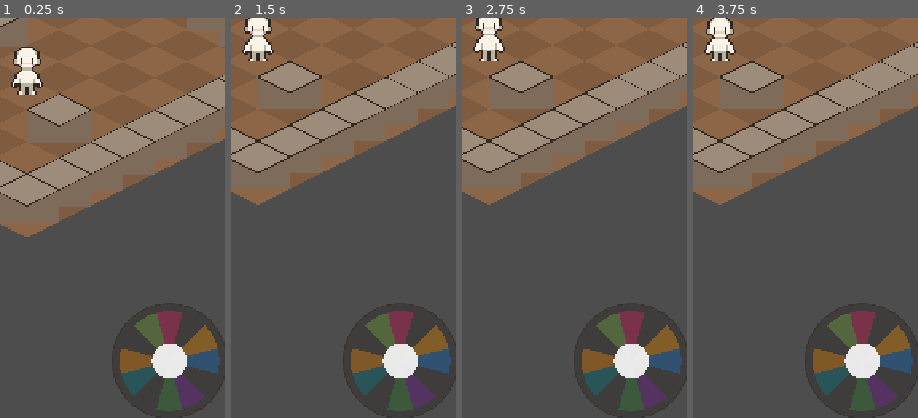
Above: before the commit, frames 1-4 (left to right).
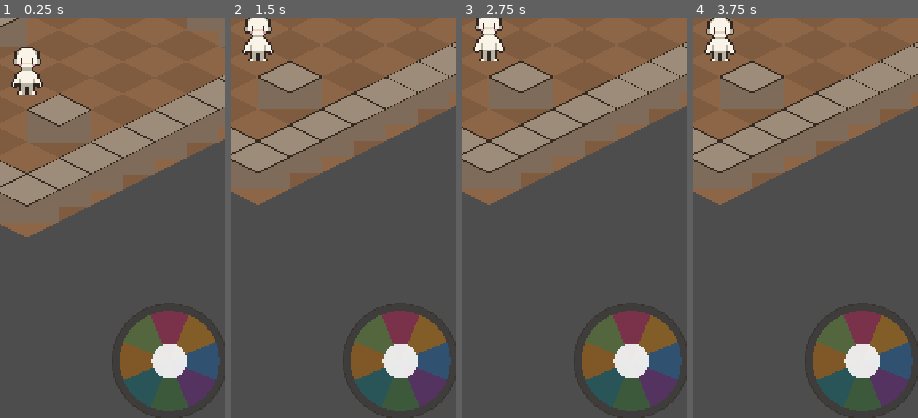
Above: after the commit, the same moments.

Repository: JDaniloC/BlindTuner
Game: Godot game, scene res://scenes/Playground.tscn
The game is run twice, just before and just after one commit, with the same random seed, the same clock (stepped at 60 frames per second) and the same inputs.
Inputs:
- Up to frame 1 (0.25 s): no input
- Up to frame 2 (1.5 s): click "Começar" at 0.5 s; click "Começar" at 1.25 s
- Up to frame 3 (2.75 s): click "Curto" at 2 s
- Up to frame 4 (3.75 s): click "Pista 0 (tudo)" at 2.75 s; click "Dó#" at 3.5 s
The pictures show only the part of the screen within x 44-94%, y 45-95%; the shares and areas given below are measured in that part.

The runs differ from the first frame. In frame 1, 3.2% of the frame differs, in the area x 53-97%, y 73-98%; in frame 2, 3.2%; in frame 3, 3.2%; in frame 4, 3.2%.

Commit message:
feat(godot): joystick 8 direções iguais (4 cardinais + 4 diagonais)
NoteMapping.snap_angle_to_note(movement_only=true) passa a usar layout
direcional 8x45° em vez de mapear ângulos cromáticos (que deixavam 4
"vãos" no joystick correspondentes às posições das notas de ação).

DirectionJoystick agora constrói 8 fatias iguais de 45° cobrindo o
círculo inteiro — sem gaps. As 4 notas de movimento intercardinais
(D4/F4/Gs4/B4) deslocam levemente de suas posições cromáticas (60°→45°
etc.) para se alinharem com as diagonais reais do joystick.

_slice_original_indices removido; _active_slice_index agora é 0..7
(índice da fatia, não posição cromática). slice_index_for_angle e
slice_index_for_offset usam snap_angle_to_note para garantir que o
highlight sempre case com a nota que seria emitida no release.

Co-Authored-By: Claude Opus 4.7 <noreply@anthropic.com>

Diff:
--- a/godot/scripts/DirectionJoystick.gd
+++ b/godot/scripts/DirectionJoystick.gd
@@ -1,24 +1,24 @@
 extends Control
-## Joystick virtual circular com 12 fatias coloridas (uma por nota cromática).
-## Trava em 12 ângulos, emite a nota correspondente ao soltar.
+## Joystick virtual circular com 8 fatias iguais (4 cardinais + 4 diagonais).
+## Cada fatia ocupa 45° e mapeia para uma nota de movimento. As 4 notas de
+## ação saíram do círculo (vão pro SpecialActionPanel).
 
 signal note_triggered(note_key: String)
 
 const RADIUS := 80.0
 const BACKDROP_OVERHANG := 12.0  # px que o disco/anel ultrapassam o raio das fatias
 const DEAD_ZONE := 15.0
-const SLICE_COUNT := 12
-const SLICE_ANGLE_DEG := 30.0
+const SLICE_COUNT := 8
+const SLICE_ANGLE_DEG := 45.0
 const THUMB_RADIUS := 28.0
-const SLICE_VERTICES := 12  # vértices ao longo do arco
+const SLICE_VERTICES := 16  # vértices ao longo do arco
 const NEUTRAL_SLICE := Color(0.55, 0.55, 0.58)  # usado quando a pista de cor some
 
 var _dragging := false
 var _thumb_offset := Vector2.ZERO
 var _slice_polygons: Array[Polygon2D] = []
-var _slice_note_keys: Array[String] = []      # paralelo a _slice_polygons (8 entradas)
-var _slice_original_indices: Array[int] = []  # paralelo: índice 0..11 da posição angular
-var _active_slice_index: int = -1             # 0..11 (posição angular mnemônica)
+var _slice_note_keys: Array[String] = []  # paralelo a _slice_polygons (8 entradas)
+var _active_slice_index: int = -1         # 0..7 (índice da fatia em _slice_polygons), ou -1
 var _flash_tween: Tween
 var _backdrop_disc: Polygon2D
 var _backdrop_ring: Line2D
@@ -56,21 +56,20 @@
 func _build_slices() -> void:
 	_slice_polygons.clear()
 	_slice_note_keys.clear()
-	_slice_original_indices.clear()
-	# NOTES.keys() preserva ordem de inserção; índice i == ângulo i*30° (C4=0 … B4=330).
-	# Pula as 4 notas de ação — suas posições viram vãos com só o backdrop.
-	var note_keys := NoteMapping.NOTES.keys()
-	for i in range(SLICE_COUNT):
-		var note_key: String = note_keys[i]
-		if NoteMapping.is_action_note(note_key):
+	# 8 notas de movimento em ordem de inserção do dicionário ocupam
+	# 0°, 45°, 90°, ..., 315° (N, NE, E, SE, S, SW, W, NW).
+	var idx := 0
+	for k in NoteMapping.NOTES.keys():
+		var key: String = k
+		if NoteMapping.is_action_note(key):
 			continue
 		var slice := Polygon2D.new()
-		slice.polygon = _build_slice_polygon(i)
-		slice.color = slice_display_color(note_key)
+		slice.polygon = _build_slice_polygon(idx)
+		slice.color = slice_display_color(key)
 		_slices_root.add_child(slice)
 		_slice_polygons.append(slice)
-		_slice_note_keys.append(note_key)
-		_slice_original_indices.append(i)
+		_slice_note_keys.append(key)
+		idx += 1
 
 func slice_display_color(note_key: String) -> Color:
 	if CueSettings.shows_color():
@@ -85,7 +84,8 @@
 
 func _build_slice_polygon(slice_index: int) -> PackedVector2Array:
 	var points: Array[Vector2] = [Vector2.ZERO]
-	# ângulo 0° aponta pra Norte (-y); fatia começa 15° antes (centro alinhado com nota)
+	# ângulo 0° aponta pra Norte (-y); fatia começa metade do passo antes
+	# (centro alinhado com a direção da nota).
 	var start_deg := slice_index * SLICE_ANGLE_DEG - SLICE_ANGLE_DEG * 0.5
 	for v in range(SLICE_VERTICES + 1):
 		var t := float(v) / SLICE_VERTICES
@@ -142,12 +142,10 @@
 	_refresh_slice_alphas()
 
 func _refresh_slice_alphas() -> void:
-	# _active_slice_index é 0..11 (angular). Highlight a fatia cujo
-	# _slice_original_indices[i] casa com o índice ativo.
 	for i in range(_slice_polygons.size()):
 		var slice := _slice_polygons[i]
 		var base := slice.color
-		base.a = 0.85 if _slice_original_indices[i] == _active_slice_index else 0.35
+		base.a = 0.85 if i == _active_slice_index else 0.35
 		slice.color = base
 
 func _emit_for_offset(offset: Vector2) -> void:
@@ -157,14 +155,11 @@
 		note_triggered.emit(note)
 
 func _flash_active_slice() -> void:
-	if _active_slice_index < 0:
+	if _active_slice_index < 0 or _active_slice_index >= _slice_polygons.size():
 		return
-	var idx := _slice_original_indices.find(_active_slice_index)
-	if idx < 0:
-		return  # ângulo ativo é de uma ação — não há fatia para piscar
 	if _flash_tween:
 		_flash_tween.kill()
-	var slice := _slice_polygons[idx]
+	var slice := _slice_polygons[_active_slice_index]
 	var bright := slice.color
 	bright.a = 1.0
 	var dim := slice.color
@@ -174,7 +169,7 @@
 	_flash_tween.tween_property(slice, "color", dim, 0.16)
 
 ## Converte um vetor 2D (relativo ao centro) em uma chave de nota.
-## Só retorna notas de movimento; ângulos de ações resolvem na mov. mais próxima.
+## Só retorna notas de movimento (snap em layout direcional 8x45°).
 func vector_to_note(v: Vector2) -> String:
 	if v.length() < DEAD_ZONE:
 		return ""
@@ -182,11 +177,11 @@
 	var angle_deg := rad_to_deg(angle_rad)
 	return NoteMapping.snap_angle_to_note(angle_deg, true)
 
-## Índice da fatia (0-11) correspondente ao ângulo em graus.
-## 0° = Norte (C4 / fatia 0). Sentido horário.
+## Índice da fatia (0..7) correspondente ao ângulo em graus. 0°=N, 45°=NE, etc.
+## Consistente com vector_to_note: usa o mesmo snap para resolver empates exatos.
 func slice_index_for_angle(angle_deg: float) -> int:
-	var normalized := fposmod(angle_deg, 360.0)
-	return int(round(normalized / SLICE_ANGLE_DEG)) % SLICE_COUNT
+	var note := NoteMapping.snap_angle_to_note(angle_deg, true)
+	return _slice_note_keys.find(note)
 
 func slice_index_for_offset(offset: Vector2) -> int:
 	if offset.length() < DEAD_ZONE:
--- a/godot/scripts/NoteMapping.gd
+++ b/godot/scripts/NoteMapping.gd
@@ -17,21 +17,32 @@
 }
 
 ## Recebe ângulo em graus, retorna a chave da nota cujo ângulo é o mais próximo.
-## Normaliza para [0, 360) antes de comparar. Se movement_only=true, ignora notas de ação.
+## Normaliza para [0, 360) antes de comparar.
 ## Empates são desempatados pela ordem de inserção do dicionário (primeira nota ganha).
+##
+## Sem movement_only: usa o ângulo cromático de cada nota (12 posições a 30°).
+## Com movement_only=true: layout direcional 8x45° (4 cardinais + 4 diagonais),
+## ignorando notas de ação. Notas de movimento em ordem de inserção mapeiam para
+## 0°, 45°, 90°, ..., 315° — C4=N, D4=NE, Ds4=E, F4=SE, Fs4=S, Gs4=SW, A4=W, B4=NW.
 func snap_angle_to_note(angle_degrees: float, movement_only: bool = false) -> String:
     var normalized := fposmod(angle_degrees, 360.0)
     var best_key := "C4"  # sentinela; C4 é sempre is_movement=true, válido com qualquer filtro
     var best_distance := INF
+    var movement_idx := 0
     for key in NOTES:
         if movement_only and not NOTES[key]["is_movement"]:
             continue
-        var note_angle: float = NOTES[key]["angle"]
+        var note_angle: float
+        if movement_only:
+            note_angle = float(movement_idx) * 45.0
+            movement_idx += 1
+        else:
+            note_angle = float(NOTES[key]["angle"])
         var diff: float = absf(normalized - note_angle)
         var distance: float = minf(diff, 360.0 - diff)
         # Quantiza para 6 casas decimais para absorver drift de atan2 em empates exatos
-        # (ex.: 15.0° equidistante entre C4 e Cs4). A precisão é segura: 1e-6° << 30°
-        # (menor separação entre notas adjacentes), portanto não cria falsos empates.
+        # (ex.: 22.5° equidistante entre C4 e D4 no layout direcional). 1e-6° << 30°,
+        # então a quantização não cria falsos empates entre notas adjacentes.
         var rounded_distance := roundf(distance * 1e6) / 1e6
         var rounded_best := roundf(best_distance * 1e6) / 1e6
         if rounded_distance < rounded_best:
--- a/godot/tests/test_direction_joystick.gd
+++ b/godot/tests/test_direction_joystick.gd
@@ -34,13 +34,15 @@
 	assert_eq(_make_joystick().slice_index_for_angle(30.0), 1)
 
 func test_slice_index_for_angle_180():
-	assert_eq(_make_joystick().slice_index_for_angle(180.0), 6)
+	# 180° = Fs4 (cardinal sul). Índice da fatia = 4 no layout direcional.
+	assert_eq(_make_joystick().slice_index_for_angle(180.0), 4)
 
 func test_slice_index_for_angle_wraps_360():
 	assert_eq(_make_joystick().slice_index_for_angle(360.0), 0)
 
 func test_slice_index_for_angle_negative_wraps():
-	assert_eq(_make_joystick().slice_index_for_angle(-30.0), 11)
+	# -30° = 330°: mais próximo de B4 (315°, 15° away) que C4 (360°, 30° away). B4 = índice 7.
+	assert_eq(_make_joystick().slice_index_for_angle(-30.0), 7)
 
 func test_slice_color_uses_note_color_when_cue_shows_color():
 	CueSettings.set_level(0)
@@ -71,32 +73,32 @@
 		assert_true(NoteMapping.is_movement_note(k), "%s deveria ser movement" % k)
 		assert_false(NoteMapping.is_action_note(k), "%s não é ação" % k)
 
-func test_vector_to_note_at_action_angle_snaps_to_movement():
-	# Ângulo 30° é Cs4 (ação). Com filtro movement_only, vetor nesse ângulo
-	# resolve para a movement note mais próxima (C4 — empate desempatado pela
-	# ordem de inserção do dicionário).
+func test_vector_to_note_at_30deg_snaps_to_d4():
+	# 30° no layout direcional: D4 (45°, 15° away) vence C4 (0°, 30° away).
 	var j = _make_joystick()
 	var rad := deg_to_rad(30.0)
-	var v := Vector2(sin(rad), -cos(rad)) * 50.0  # mesma convenção do código
-	assert_eq(j.vector_to_note(v), "C4")
+	var v := Vector2(sin(rad), -cos(rad)) * 50.0
+	assert_eq(j.vector_to_note(v), "D4")
 
-func test_vector_to_note_at_120_snaps_to_movement():
+func test_vector_to_note_at_120deg_snaps_to_f4():
+	# 120° → F4 (135°, 15° away) vence Ds4 (90°, 30° away).
 	var j = _make_joystick()
 	var rad := deg_to_rad(120.0)
 	var v := Vector2(sin(rad), -cos(rad)) * 50.0
-	assert_eq(j.vector_to_note(v), "Ds4")
+	assert_eq(j.vector_to_note(v), "F4")
 
-func test_slice_index_for_angle_unchanged_returns_0_to_11():
-	# slice_index_for_angle continua sendo o índice angular bruto (0..11)
-	# para preservar a semântica mnemônica; só vector_to_note filtra.
+func test_slice_index_for_angle_is_fatia_index_0_to_7():
+	# Layout direcional: 8 fatias a 45°. slice_index_for_angle retorna 0..7
+	# usando o mesmo snap que vector_to_note (consistência highlight ↔ emit).
 	var j = _make_joystick()
-	assert_eq(j.slice_index_for_angle(30.0), 1)  # ainda 1 (posição angular de Cs4)
+	var expected = [0, 1, 2, 3, 4, 5, 6, 7]
+	for i in range(8):
+		assert_eq(j.slice_index_for_angle(float(i * 45)), expected[i],
+			"ângulo %d deveria mapear para fatia %d" % [i*45, expected[i]])
 
-func test_action_angle_highlights_no_slice():
-	# Quando _active_slice_index aponta para uma posição de ação (ex.: 1 = Cs4),
-	# nenhuma fatia deve destacar — a invariante de "vão sem highlight".
+func test_eight_slices_cover_full_circle():
+	# Nenhuma das 8 fatias é "gap" — todas representam direções.
 	var j = _make_joystick()
-	j._active_slice_index = 1  # posição angular de Cs4 (ação)
-	j._refresh_slice_alphas()
-	for poly in j._slice_polygons:
-		assert_almost_eq(poly.color.a, 0.35, 0.001, "nenhuma fatia destaca em ângulo de ação")
+	assert_eq(j._slice_polygons.size(), 8)
+	for i in range(8):
+		assert_true(NoteMapping.is_movement_note(j._slice_note_keys[i]))
--- a/godot/tests/test_note_mapping.gd
+++ b/godot/tests/test_note_mapping.gd
@@ -83,22 +83,30 @@
 	for n in ["C4","D4","Ds4","F4","Fs4","Gs4","A4","B4"]:
 		assert_eq(NoteMapping.action_id_for(n), "", "%s sem action_id" % n)
 
-func test_snap_angle_movement_only_skips_action_at_30deg():
-	# 30° é exatamente Cs4 (ação). Com movement_only=true a mais próxima
-	# é C4 (0°) ou D4 (60°); o algoritmo escolhe a primeira de distância mínima
-	# segundo ordem de inserção do dicionário, e ambas estão a 30° de distância
-	# → C4 (vem antes de D4 em NOTES).
-	assert_eq(NoteMapping.snap_angle_to_note(30.0, true), "C4")
+func test_snap_angle_movement_only_at_30deg_snaps_to_d4():
+	# Layout direcional 8x45°: C4=0°, D4=45°. Em 30° a mais próxima é D4 (15° away)
+	# vs C4 (30° away).
+	assert_eq(NoteMapping.snap_angle_to_note(30.0, true), "D4")
 
-func test_snap_angle_movement_only_at_120deg_picks_nearest_movement():
-	# 120° é E4 (ação). Movement vizinhos: Ds4 (90°) e F4 (150°), ambos a 30°.
-	# Ds4 vem antes na ordem de inserção.
-	assert_eq(NoteMapping.snap_angle_to_note(120.0, true), "Ds4")
+func test_snap_angle_movement_only_at_120deg_snaps_to_f4():
+	# 120° no layout direcional: Ds4=90° (30° away), F4=135° (15° away). F4 vence.
+	assert_eq(NoteMapping.snap_angle_to_note(120.0, true), "F4")
 
 func test_snap_angle_default_keeps_old_behavior():
-	# Sem o filtro, 30° continua sendo Cs4 (compat com chamadas existentes).
+	# Sem o filtro, 30° continua sendo Cs4 (layout cromático preservado).
 	assert_eq(NoteMapping.snap_angle_to_note(30.0), "Cs4")
 
-func test_snap_angle_movement_only_resolves_clean_movement_angle():
-	# 90° é Ds4 (is_movement=true). O filtro não deve interferir num ângulo de movimento.
+func test_snap_angle_movement_only_at_90deg_is_ds4():
+	# Ds4 = 90° tanto no layout cromático quanto no direcional (cardinal leste).
 	assert_eq(NoteMapping.snap_angle_to_note(90.0, true), "Ds4")
+
+func test_snap_angle_movement_only_full_circle_8_cardinals():
+	# Layout direcional: 8 notas de movimento em ordem de inserção a 45° cada.
+	var expected = ["C4","D4","Ds4","F4","Fs4","Gs4","A4","B4"]
+	for i in range(8):
+		var note = NoteMapping.snap_angle_to_note(float(i * 45), true)
+		assert_eq(note, expected[i], "ângulo %d deveria mapear para %s" % [i*45, expected[i]])
+
+func test_snap_angle_movement_only_exact_midpoint_breaks_to_lower():
+	# 22.5° é equidistante entre C4 (0°) e D4 (45°). Ordem de inserção: C4 ganha.
+	assert_eq(NoteMapping.snap_angle_to_note(22.5, true), "C4")
